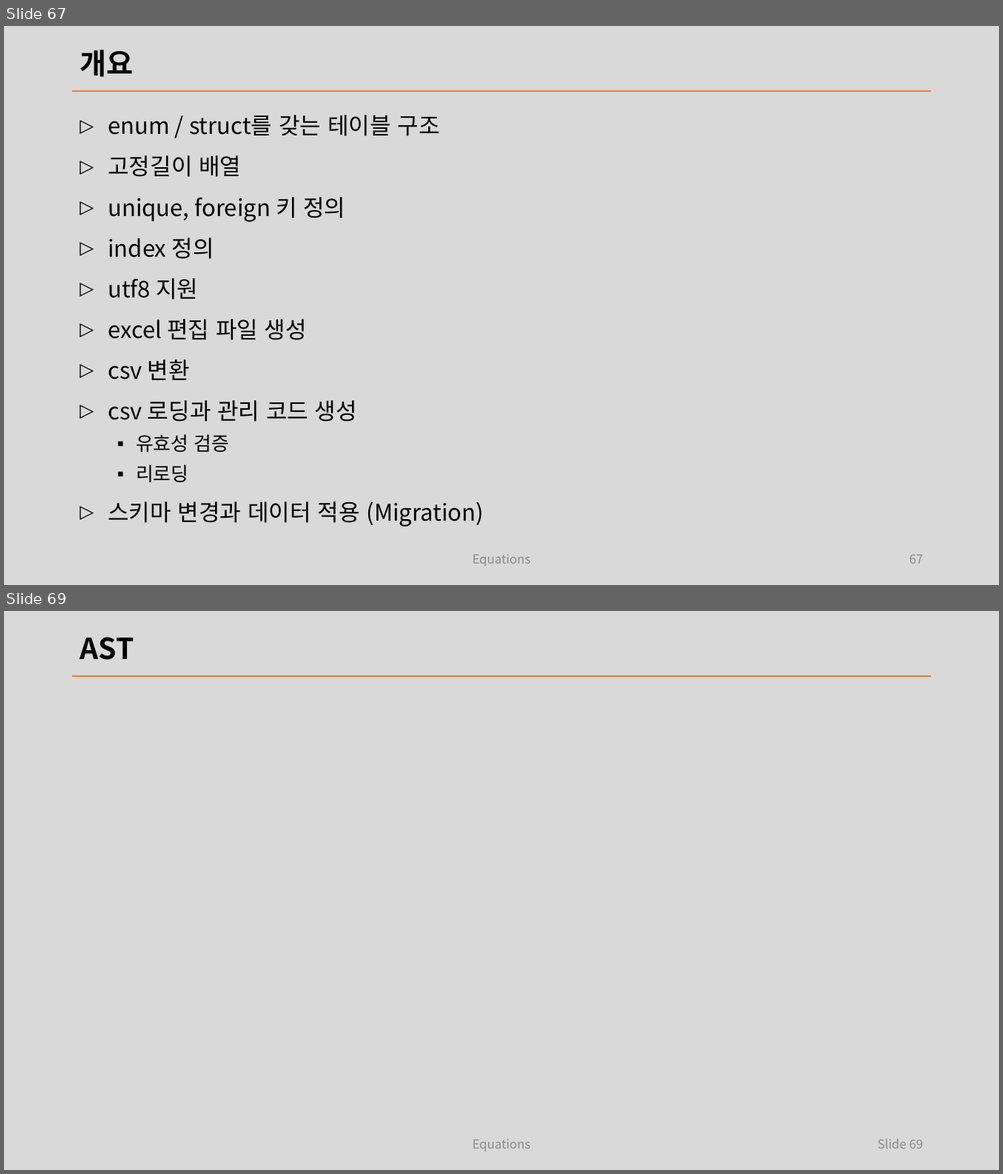
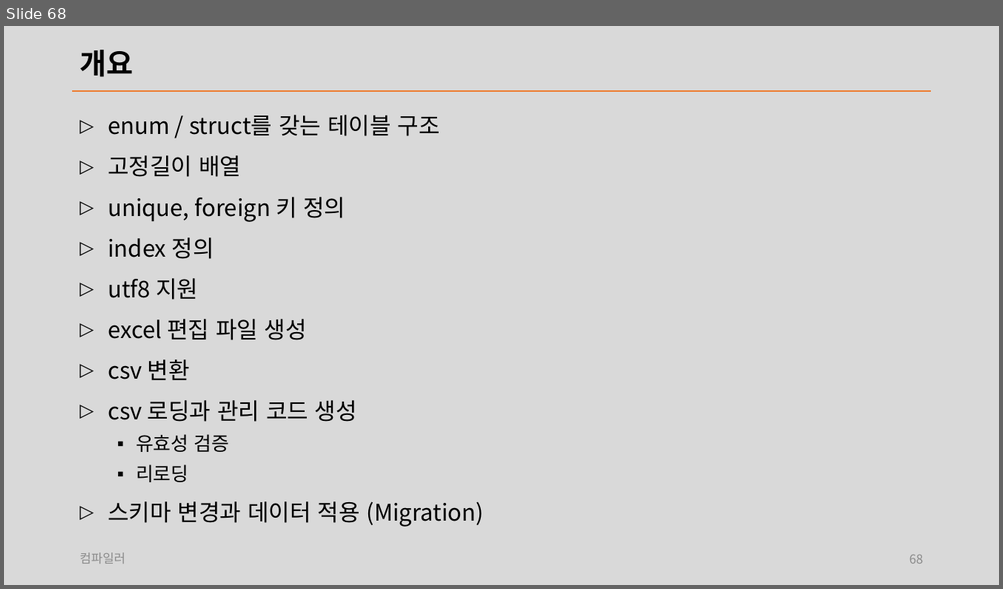
Before and after one commit to laxtools/article, a slide deck: programming/compiler/lecture/note.pptx. Shown one above the other, each under a label of ours: slides 67 and 69 before the commit, slide 68 after it; the slides between them are not shown. The pictures are 1003x1174 and 1003x589 pixels, drawn with LibreOffice and Linux fonts; fonts in the diff are those of the drawing. Boxes give left, top, right and bottom in pixels: in the first picture for what was removed or moved away, otherwise in the second. Text is boxed around its words. In the diff, an @@ line names an element or a change of style, - is before the commit and + after.

```diff
--- a/programming/compiler/lecture/note.pptx
+++ b/programming/compiler/lecture/note.pptx
@@ slide 69 removed at [4, 611, 999, 1170], background #D9D9D9; not listed: 1 template element that a slide beside it also shows @@
@@ title removed at [79, 637, 134, 660] @@
-AST
@@ text removed at [472, 1139, 531, 1152] @@
-Equations
@@ page number removed at [877, 1139, 923, 1149] @@
-Slide 69
@@ what was slide 67 is now slide 68 @@
@@ slide 68 changed as well @@
@@ text added at [79, 553, 125, 564], 12 pt, text #8C8C8C @@
+컴파일러
@@ text removed at [472, 554, 531, 567] @@
-Equations
@@ page number at [909, 555, 923, 564]: text changed @@
-67
+68
```
Also in this commit, not shown: 70 other slides changed, 4 slides added, 2 other slides removed, 5 other files.
